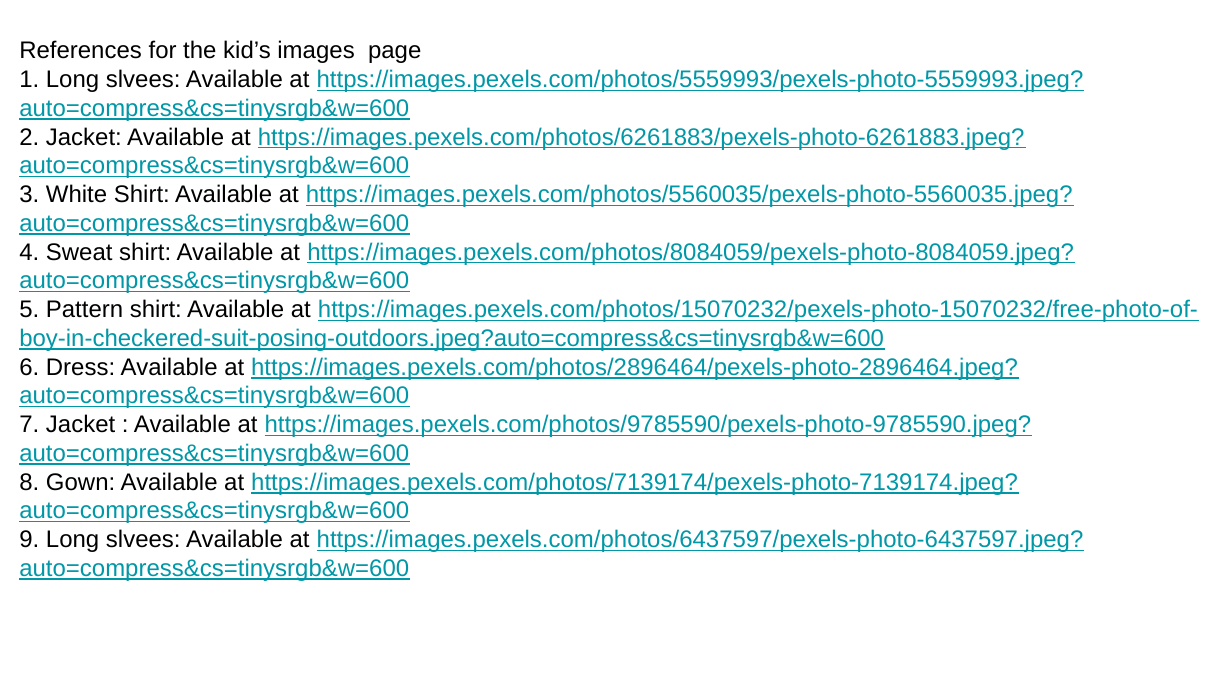
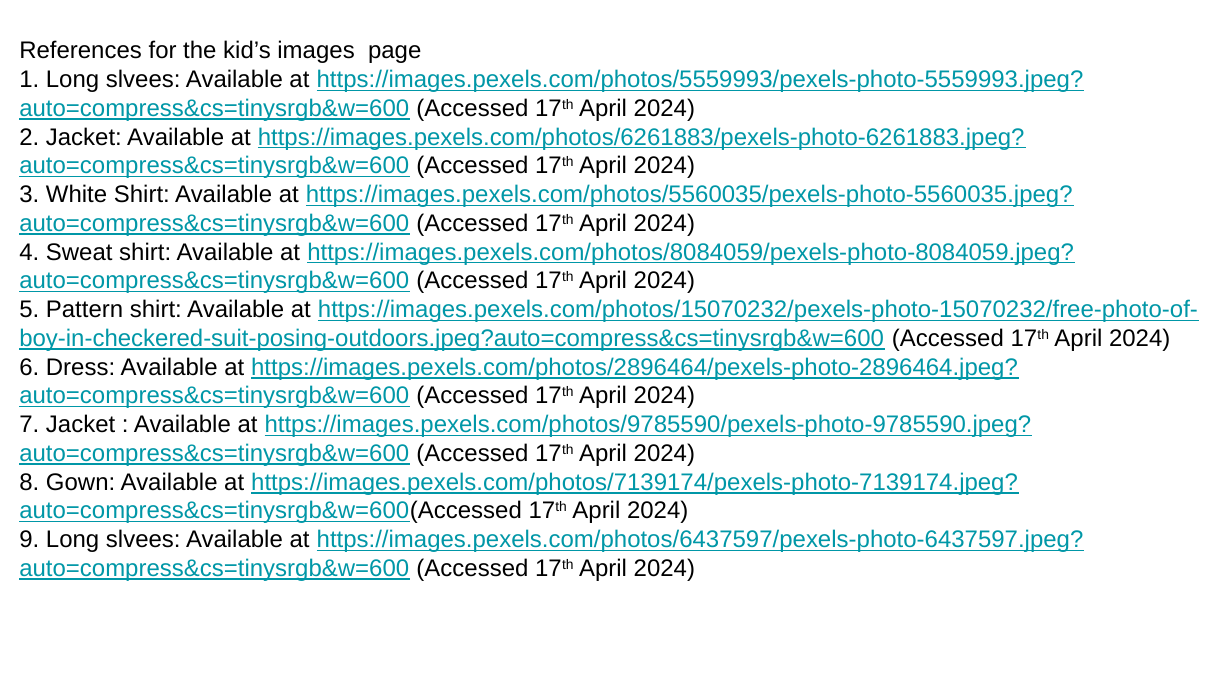
Before and after one commit to Pasetop5/Final-Webdesign-repository, a slide deck: slide 5 of Wireframe/Wireframe for Chris Balarabe Oghumah /Wireframe For Chris Balarabe Oghumah .pptx. Drawn at 1232x693 pixels with LibreOffice and Linux fonts; fonts in the diff are those of the drawing. Boxes give left, top, right and bottom in pixels: in the first picture for what was removed or moved away, otherwise in the second. Text is boxed around its words. In the diff, an @@ line names an element or a change of style, - is before the commit and + after.

```diff
--- a/Wireframe/Wireframe for Chris Balarabe Oghumah /Wireframe For Chris Balarabe Oghumah .pptx
+++ b/Wireframe/Wireframe for Chris Balarabe Oghumah /Wireframe For Chris Balarabe Oghumah .pptx
@@ text at [19, 69, 1198, 581]: text changed @@
-1. Long slvees: Available at https://images.pexels.com/photos/5559993/pexels-photo-5559993.jpeg?auto=compress&cs=tinysrgb&w=600
-2. Jacket: Available at https://images.pexels.com/photos/6261883/pexels-photo-6261883.jpeg?auto=compress&cs=tinysrgb&w=600
-3. White Shirt: Available at https://images.pexels.com/photos/5560035/pexels-photo-5560035.jpeg?auto=compress&cs=tinysrgb&w=600
-4. Sweat shirt: Available at https://images.pexels.com/photos/8084059/pexels-photo-8084059.jpeg?auto=compress&cs=tinysrgb&w=600
-5. Pattern shirt: Available at https://images.pexels.com/photos/15070232/pexels-photo-15070232/free-photo-of-boy-in-checkered-suit-posing-outdoors.jpeg?auto=compress&cs=tinysrgb&w=600
-6. Dress: Available at https://images.pexels.com/photos/2896464/pexels-photo-2896464.jpeg?auto=compress&cs=tinysrgb&w=600
-7. Jacket : Available at https://images.pexels.com/photos/9785590/pexels-photo-9785590.jpeg?auto=compress&cs=tinysrgb&w=600
-8. Gown: Available at https://images.pexels.com/photos/7139174/pexels-photo-7139174.jpeg?auto=compress&cs=tinysrgb&w=600
-9. Long slvees: Available at https://images.pexels.com/photos/6437597/pexels-photo-6437597.jpeg?auto=compress&cs=tinysrgb&w=600
+1. Long slvees: Available at https://images.pexels.com/photos/5559993/pexels-photo-5559993.jpeg?auto=compress&cs=tinysrgb&w=600 (Accessed 17th April 2024)
+2. Jacket: Available at https://images.pexels.com/photos/6261883/pexels-photo-6261883.jpeg?auto=compress&cs=tinysrgb&w=600 (Accessed 17th April 2024)
+3. White Shirt: Available at https://images.pexels.com/photos/5560035/pexels-photo-5560035.jpeg?auto=compress&cs=tinysrgb&w=600 (Accessed 17th April 2024)
+4. Sweat shirt: Available at https://images.pexels.com/photos/8084059/pexels-photo-8084059.jpeg?auto=compress&cs=tinysrgb&w=600 (Accessed 17th April 2024)
+5. Pattern shirt: Available at https://images.pexels.com/photos/15070232/pexels-photo-15070232/free-photo-of-boy-in-checkered-suit-posing-outdoors.jpeg?auto=compress&cs=tinysrgb&w=600 (Accessed 17th April 2024)
+6. Dress: Available at https://images.pexels.com/photos/2896464/pexels-photo-2896464.jpeg?auto=compress&cs=tinysrgb&w=600 (Accessed 17th April 2024)
+7. Jacket : Available at https://images.pexels.com/photos/9785590/pexels-photo-9785590.jpeg?auto=compress&cs=tinysrgb&w=600 (Accessed 17th April 2024)
+8. Gown: Available at https://images.pexels.com/photos/7139174/pexels-photo-7139174.jpeg?auto=compress&cs=tinysrgb&w=600(Accessed 17th April 2024)
+9. Long slvees: Available at https://images.pexels.com/photos/6437597/pexels-photo-6437597.jpeg?auto=compress&cs=tinysrgb&w=600 (Accessed 17th April 2024)
```
Also in this commit, not shown: 3 other slides changed, 2 other files.
